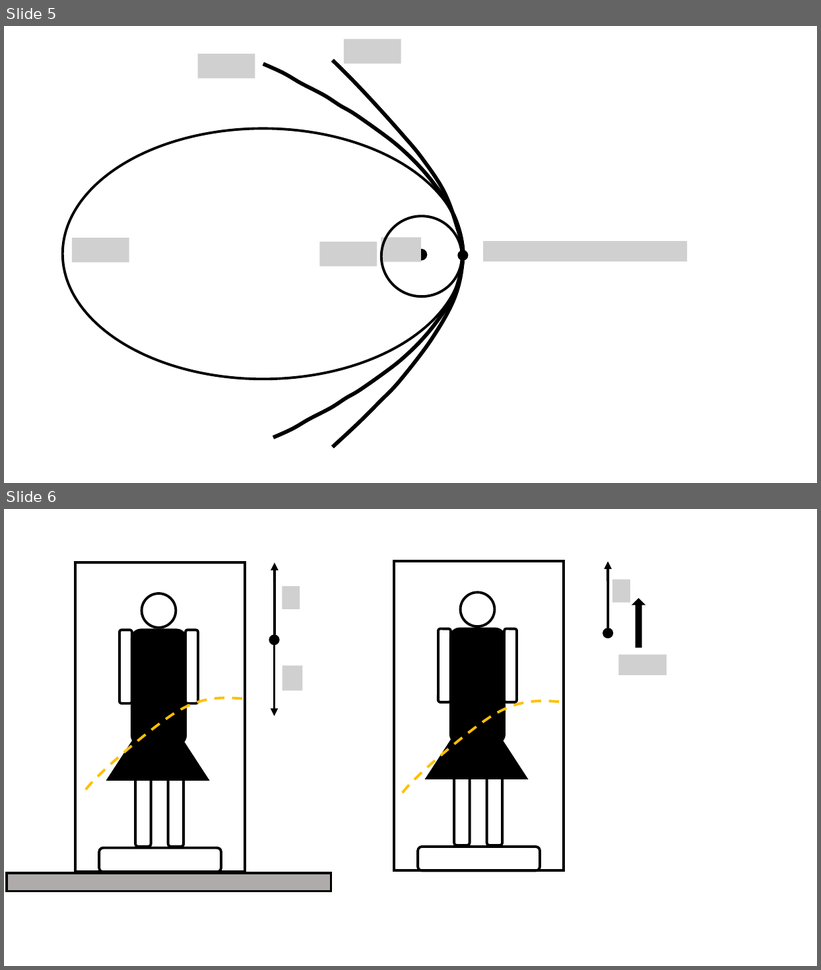
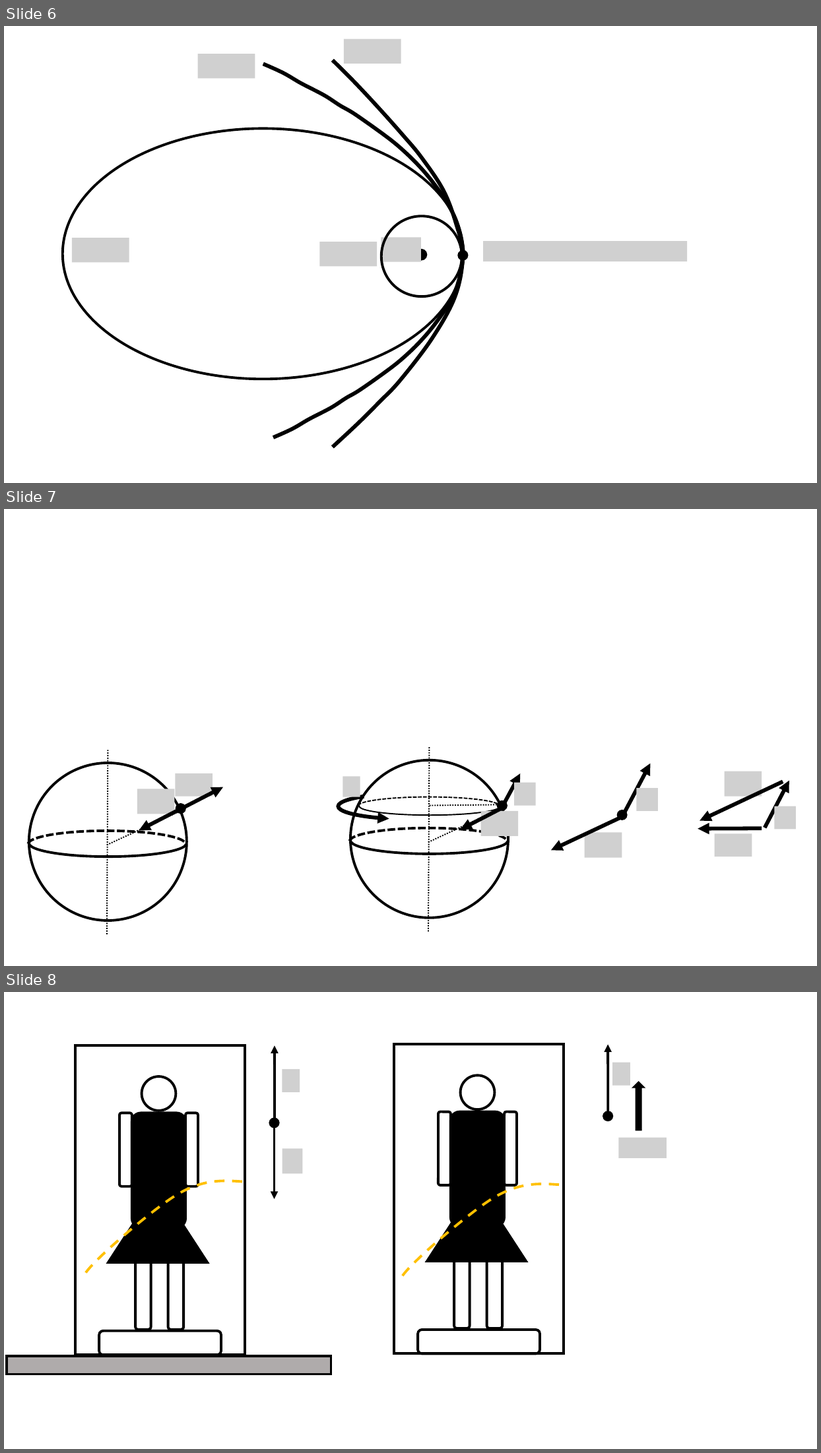
Before and after one commit to OSTP/PhysicsArtofModelling, a slide deck: tex/figures/Gravity/Figures.pptx. Shown one above the other, each under a label of ours: slides 5 and 6 before the commit, slides 6, 7 and 8 after it. The pictures are 821x970 and 821x1453 pixels, drawn with LibreOffice and Linux fonts; fonts in the diff are those of the drawing; grey boxes stand for pictures. Boxes give left, top, right and bottom in pixels: in the first picture for what was removed or moved away, otherwise in the second. Text is boxed around its words. In the diff, an @@ line names an element or a change of style, - is before the commit and + after.

```diff
--- a/tex/figures/Gravity/Figures.pptx
+++ b/tex/figures/Gravity/Figures.pptx
@@ slide 7 added at bbox=[4, 509, 817, 966], background #FFFFFF @@
@@ group added at bbox=[338, 747, 536, 932]: 5 arc (boxed as its full ellipse)s, 3 lines, 3 pictures, 2 ellipses, 2 arrows @@
@@ group added at bbox=[28, 750, 223, 935]: 2 arc (boxed as its full ellipse)s, 2 lines, 2 ellipses, 2 pictures, 2 arrows @@
@@ group added at bbox=[551, 763, 658, 858]: 2 pictures, 2 arrows, 1 ellipse @@
@@ group added at bbox=[698, 771, 796, 857]: 3 pictures, 3 arrows @@
@@ what was slide 5 is now slide 6 @@
@@ what was slide 6 is now slide 8 @@
```
Also in this commit, not shown: 1 slide changed, 4 other slides added, 2 slides removed.
